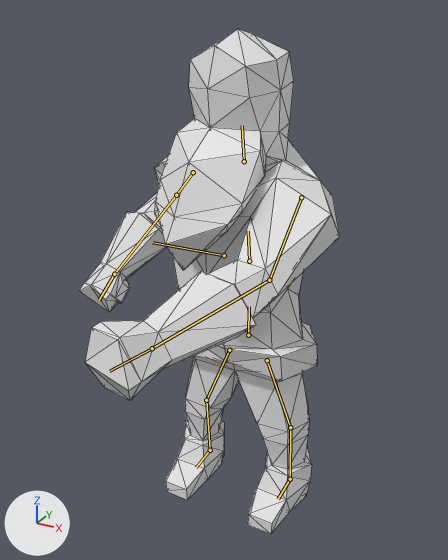
An edit to the Blender file Animations/WarriorLeftPunch.blend, drawn before and after from the same camera.
Camera for both pictures: a 50 mm lens placed at (4.56, -9.22, 9.0), pointed at (0.08, -1.07, 4.92). The axes (+X, +Y, +Z) are drawn at lower left. The lights are the same throughout. Both versions are drawn at frame 14 of the action 'ArmatureAction.001'; the numbers are the values there. The bones that bend it are drawn over the model as lines. Mesh edges are drawn as thin lines.
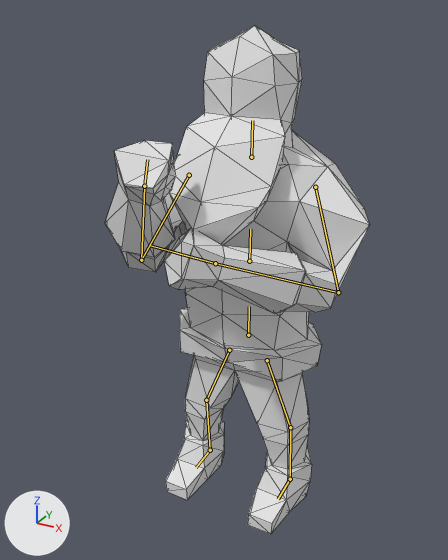
Where the change shows, as pixel boxes [x1, y1, x2, y2] in the pictures (448 x 560 px):
'Cube', posed
    before: [79, 29, 340, 534]
    after: [105, 26, 370, 534]
bone 'Chest', root to tip
    before: (249, 261) to (248, 231)
    after: (249, 261) to (250, 229)
bone 'Shoulder.R', root to tip
    before: (193, 172) to (176, 195)
    after: (189, 175) to (141, 260)
bone 'Arm.R', root to tip
    before: (176, 195) to (114, 274)
    after: (141, 260) to (144, 186)
bone 'Hand.R', root to tip
    before: (114, 274) to (99, 300)
    after: (144, 186) to (147, 159)
bone 'Shoulder.L', root to tip
    before: (301, 197) to (269, 280)
    after: (315, 187) to (338, 292)
bone 'Arm.L', root to tip
    before: (269, 280) to (152, 348)
    after: (338, 292) to (215, 263)
bone 'Hand.L', root to tip
    before: (152, 348) to (109, 371)
    after: (215, 263) to (176, 253)

The edits, one by one:
Bone 'Chest' (bone_chest) turns from (9, -14, -2) to (0, 0, 0) degrees about its own x, y and z.
Bone 'Shoulder.R' (bone_shoulder_r) turns from (-32, 28, -9) to (35, 2, -19) degrees about its own x, y and z.
Bone 'Arm.R' (bone_arm_r) turns from (-69, -45, 3) to (-115, -8, 16) degrees about its own x, y and z.
Bone 'Hand.R' (bone_hand_r) turns from (3, 0, -5) to (0, 0, 0) degrees about its own x, y and z.
Bone 'Shoulder.L' (bone_shoulder_l) turns from (-25, 7, 58) to (1, 11, 21) degrees about its own x, y and z.
Bone 'Arm.L' (bone_arm_l) turns from (-27, -29, -11) to (-109, 8, -47) degrees about its own x, y and z.
Bone 'Hand.L' (bone_hand_l) turns from (0, 0, 0) to (-4, 5, 1) degrees about its own x, y and z.
